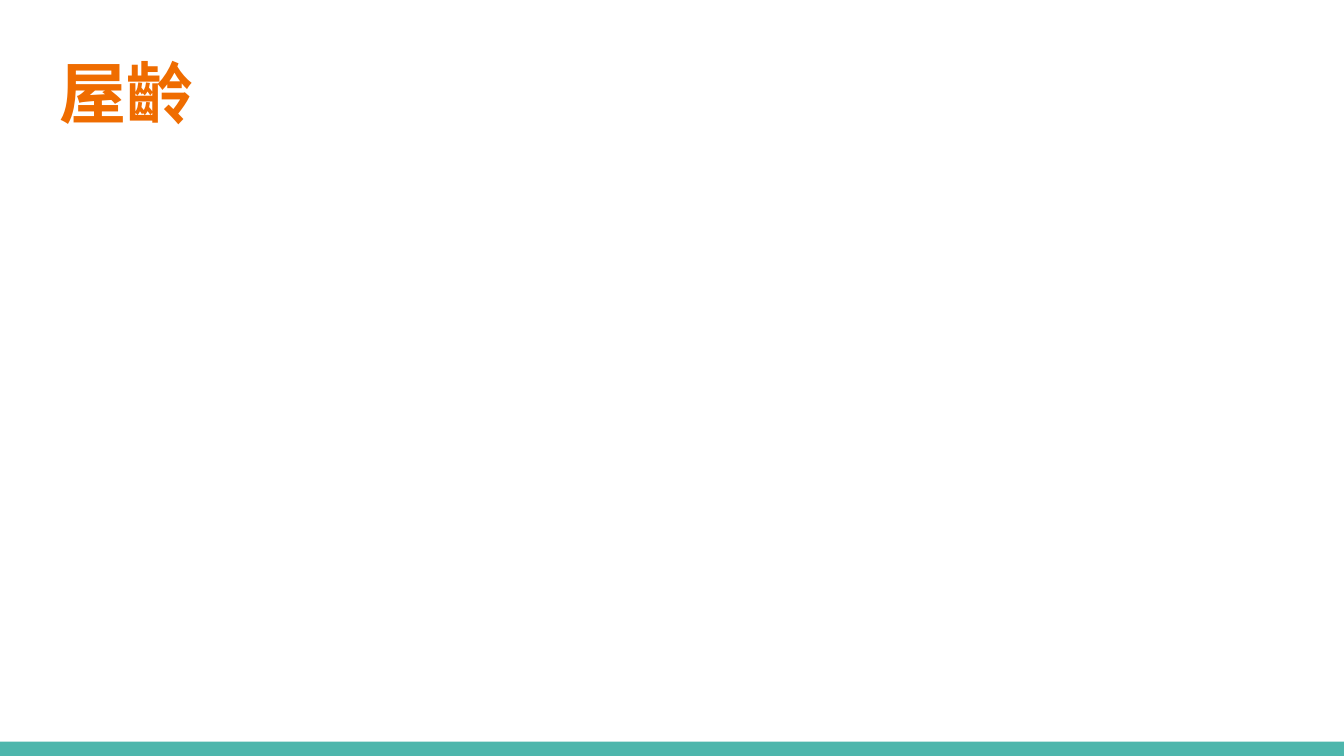
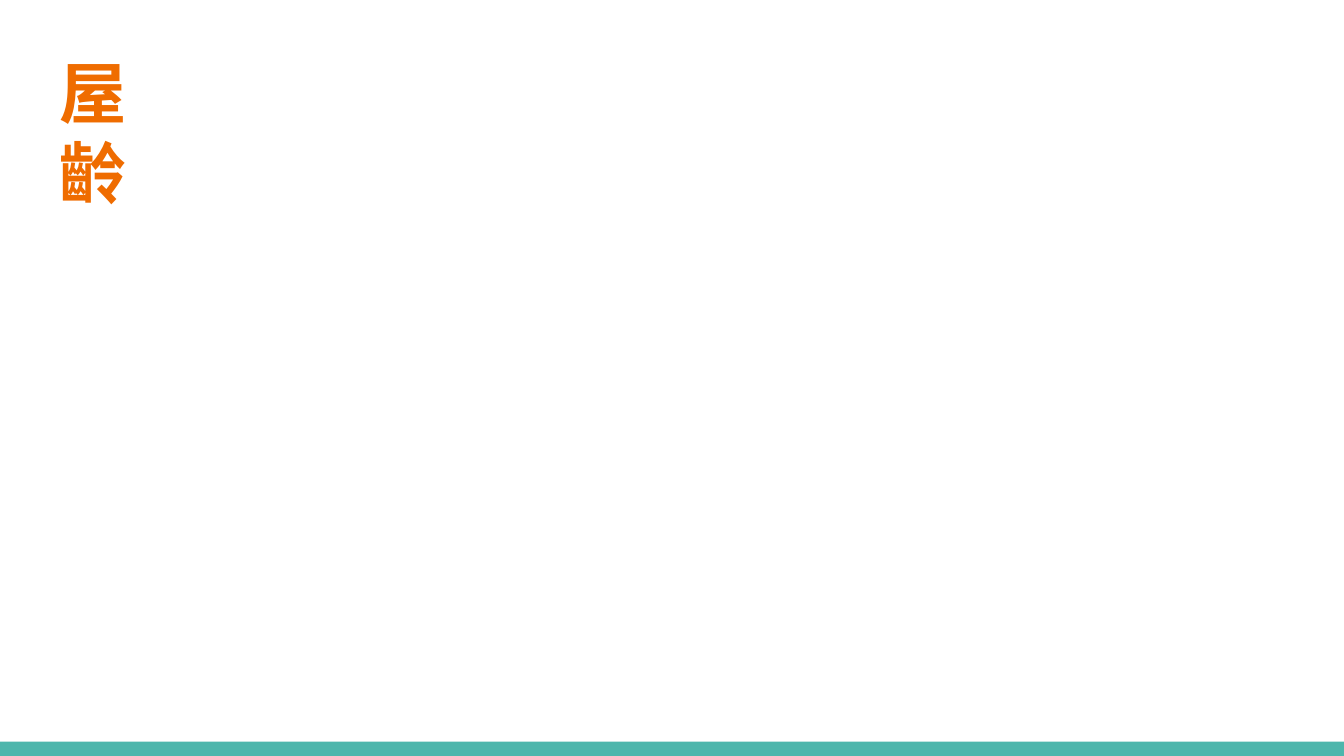
Before and after one commit to henry186/real-estate, a slide deck: slide 16 of 報告/報告.pptx. Drawn at 1344x756 pixels with LibreOffice and Linux fonts; fonts in the diff are those of the drawing. Boxes give left, top, right and bottom in pixels: in the first picture for what was removed or moved away, otherwise in the second. Text is boxed around its words. In the diff, an @@ line names an element or a change of style, - is before the commit and + after.

```diff
--- a/報告/報告.pptx
+++ b/報告/報告.pptx
@@ title "屋齡" rewrapped from [59, 61, 193, 124] to [59, 64, 126, 204] @@
```
Also in this commit, not shown: 8 other slides changed, 3 slides added, 1 slide removed, 2 other files.
